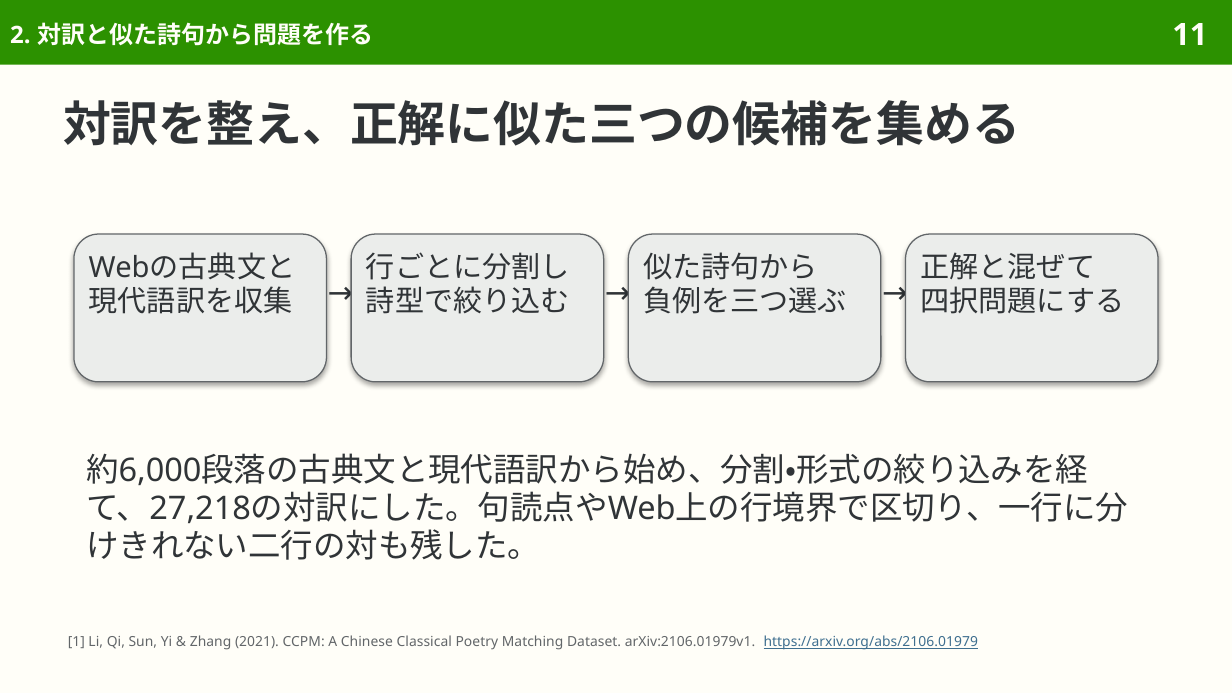
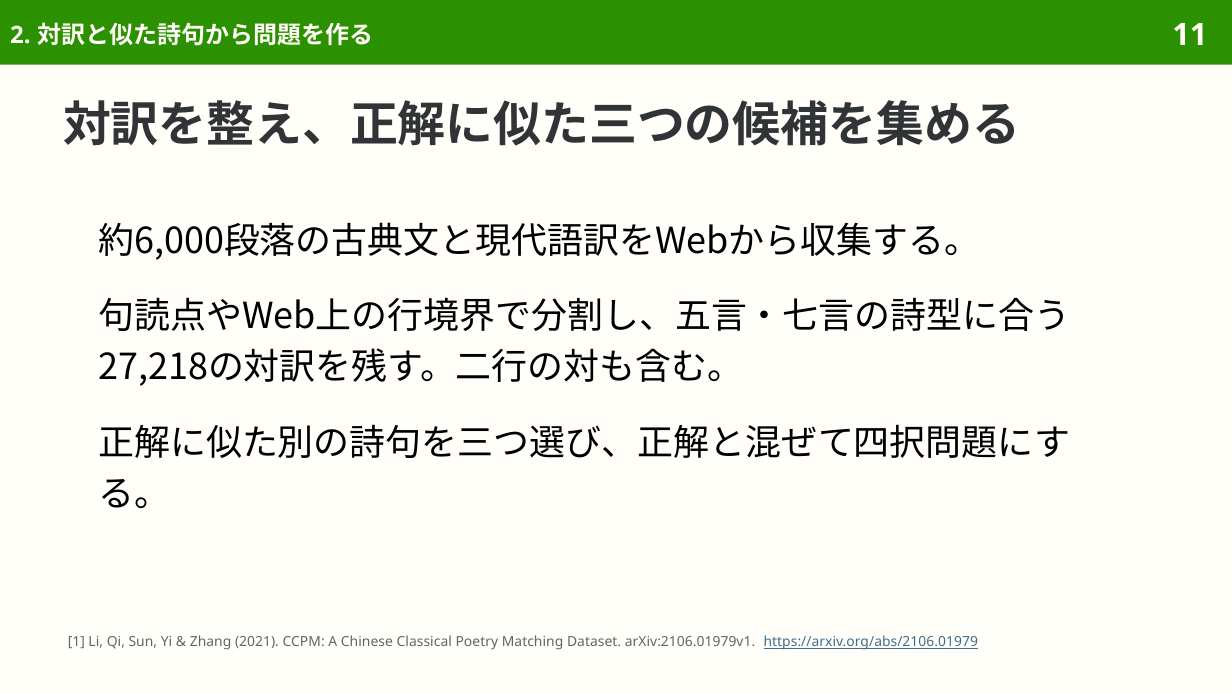
Before and after one commit to sasakiy84/datasets-in-10-minutes, a slide deck: slide 11 of slides/datasets-in-10-minutes-ccpm.pptx. Drawn at 1232x693 pixels with LibreOffice and Linux fonts; fonts in the diff are those of the drawing. Boxes give left, top, right and bottom in pixels: in the first picture for what was removed or moved away, otherwise in the second. Text is boxed around its words. In the diff, an @@ line names an element or a change of style, - is before the commit and + after.

```diff
--- a/slides/datasets-in-10-minutes-ccpm.pptx
+++ b/slides/datasets-in-10-minutes-ccpm.pptx
@@ rounded rectangle removed at [74, 234, 326, 382] @@
@@ text added at [98, 222, 1070, 508], 21 pt, text #000000 @@
+約6,000段落の古典文と現代語訳をWebから収集する。
+句読点やWeb上の行境界で分割し、五言・七言の詩型に合う27,218の対訳を残す。二行の対も含む。
+正解に似た別の詩句を三つ選び、正解と混ぜて四択問題にする。
@@ rounded rectangle removed at [351, 234, 604, 382] @@
@@ rounded rectangle removed at [628, 234, 881, 382] @@
@@ rounded rectangle removed at [906, 234, 1158, 382] @@
@@ text removed at [89, 252, 296, 314] @@
-Webの古典文と
-現代語訳を収集
@@ text removed at [366, 252, 570, 314] @@
-行ごとに分割し
-詩型で絞り込む
@@ text removed at [643, 252, 847, 314] @@
-似た詩句から
-負例を三つ選ぶ
@@ text removed at [920, 252, 1124, 314] @@
-正解と混ぜて
-四択問題にする
@@ text removed at [328, 274, 352, 310] @@
-→
@@ text removed at [605, 274, 630, 310] @@
-→
@@ text removed at [882, 274, 907, 310] @@
-→
@@ text removed at [86, 453, 1128, 560] @@
-約6,000段落の古典文と現代語訳から始め、分割・形式の絞り込みを経て、27,218の対訳にした。句読点やWeb上の行境界で区切り、一行に分けきれない二行の対も残した。
```
Also in this commit, not shown: 32 other slides changed, 7 slides removed, 33 other files.
